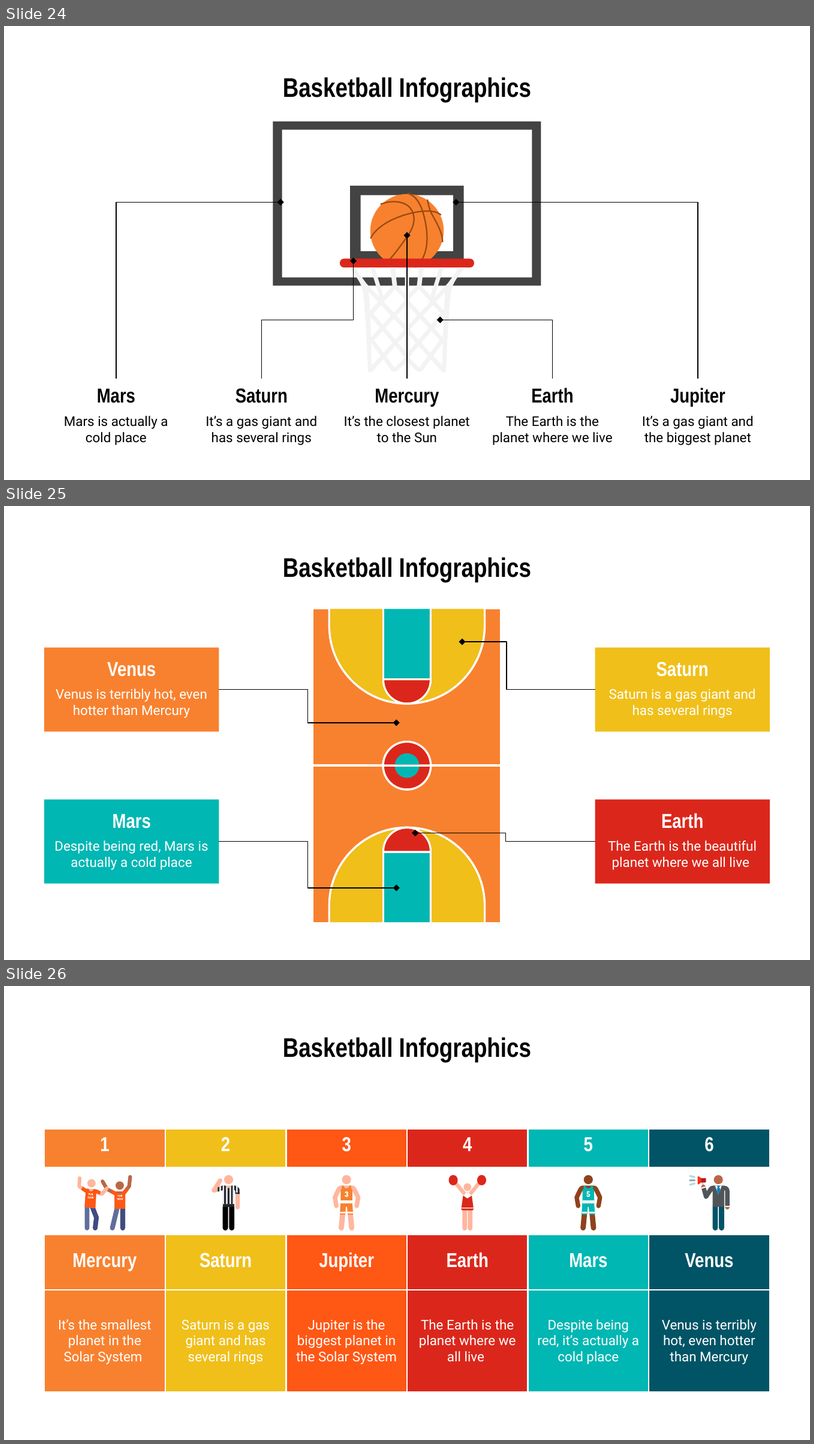
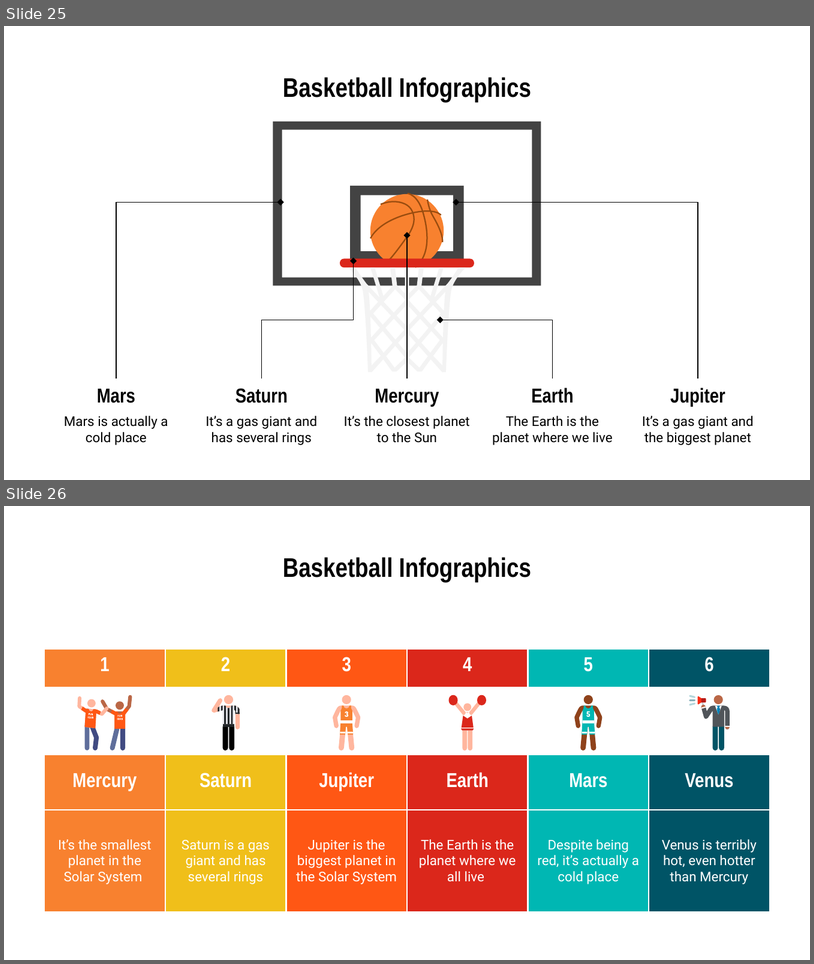
Before and after one commit to alvaromendizabal/NBA_Prediction_Model, a slide deck: NBA_Game_Prediction.pptx. Shown one above the other, each under a label of ours: slides 24, 25 and 26 before the commit, slides 25 and 26 after it. The pictures are 814x1444 and 814x964 pixels, drawn with LibreOffice and Linux fonts; fonts in the diff are those of the drawing. Boxes give left, top, right and bottom in pixels: in the first picture for what was removed or moved away, otherwise in the second. Text is boxed around its words. In the diff, an @@ line names an element or a change of style, - is before the commit and + after.

```diff
--- a/NBA_Game_Prediction.pptx
+++ b/NBA_Game_Prediction.pptx
@@ slide 25 removed at box(4, 506, 810, 960), background #FFFFFF @@
@@ title removed at box(283, 557, 531, 582) @@
-Basketball Infographics
@@ rounded rectangle removed at box(44, 647, 219, 731) @@
@@ elbow arrow removed from (595, 689) to (462, 642) @@
@@ rounded rectangle removed at box(595, 647, 770, 731) @@
@@ text removed at box(107, 662, 156, 676) @@
-Venus
@@ text removed at box(657, 661, 709, 676) @@
-Saturn
@@ text removed at box(56, 688, 207, 718) @@
-Venus is terribly hot, even hotter than Mercury
@@ elbow arrow removed from (219, 689) to (397, 723) @@
@@ text removed at box(609, 688, 756, 718) @@
-Saturn is a gas giant and has several rings
@@ group removed at box(311, 607, 503, 925): 16 freeform shapes @@
@@ rounded rectangle removed at box(44, 799, 219, 883) @@
@@ rounded rectangle removed at box(595, 799, 770, 883) @@
@@ text removed at box(113, 814, 151, 828) @@
-Mars
@@ text removed at box(662, 813, 704, 828) @@
-Earth
@@ text removed at box(54, 840, 209, 870) @@
-Despite being red, Mars is actually a cold place
@@ elbow arrow removed from (219, 841) to (397, 888) @@
@@ elbow arrow removed from (595, 841) to (415, 832) @@
@@ text removed at box(608, 840, 757, 870) @@
-The Earth is the beautiful planet where we all live
@@ what was slide 24 is now slide 25 @@
```
Also in this commit, not shown: 6 slides changed, 1 slide added, 5 other files.
